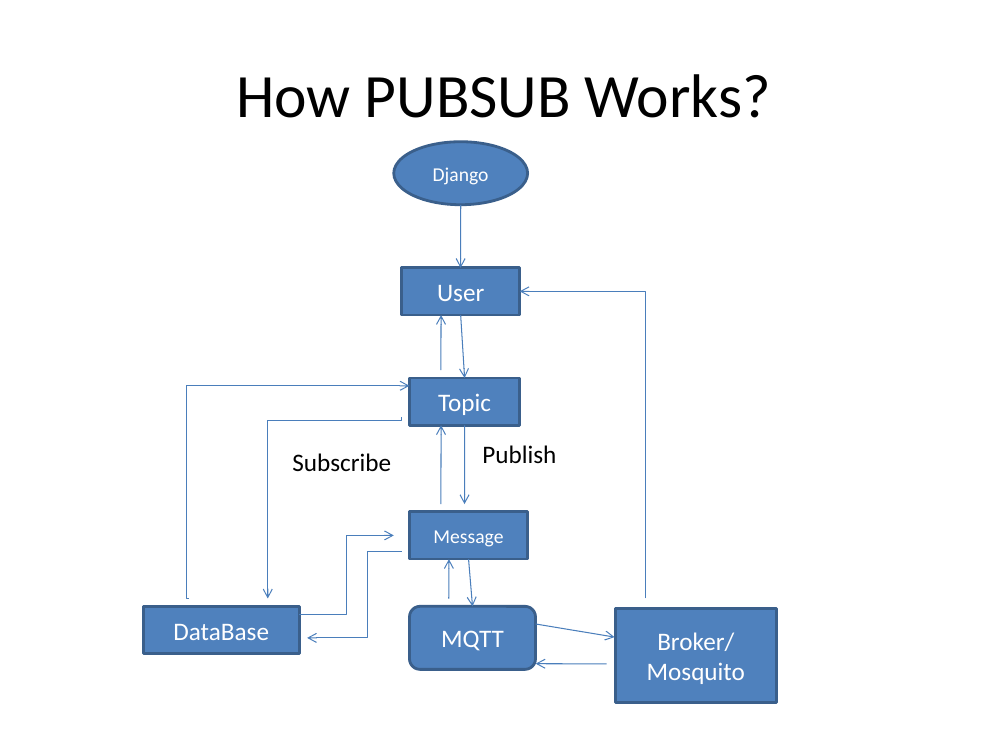
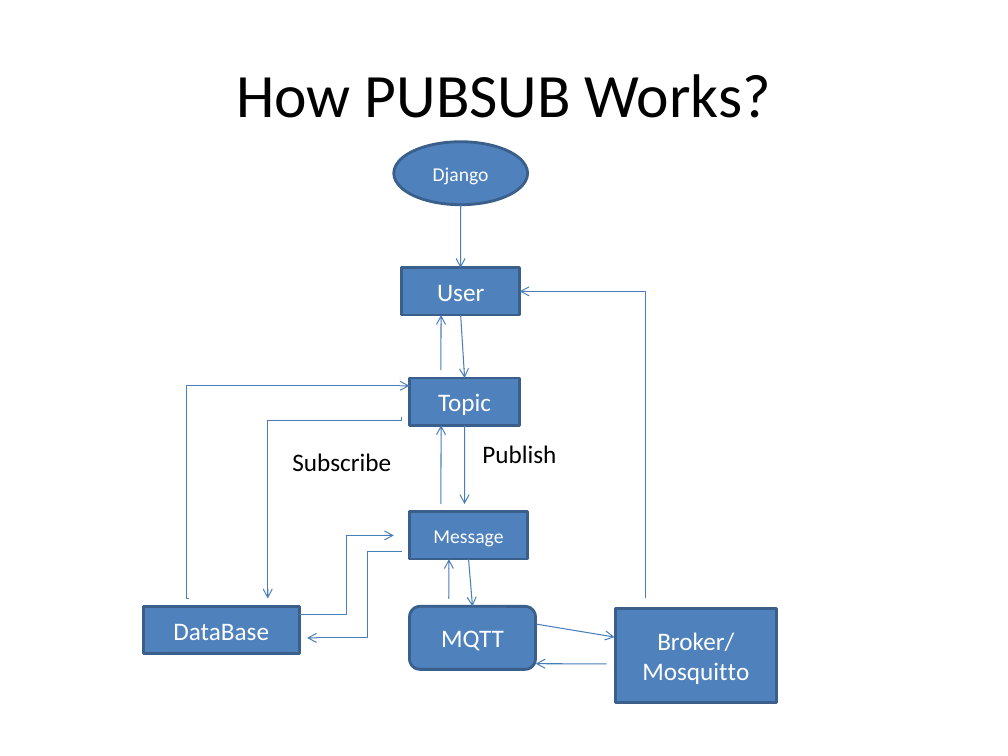
Before and after one commit to AjayKumar2916/mqttchat, a slide deck: slide 7 of docs/pubsub.pptx. Drawn at 1008x756 pixels with LibreOffice and Linux fonts; fonts in the diff are those of the drawing. Boxes give left, top, right and bottom in pixels: in the first picture for what was removed or moved away, otherwise in the second. Text is boxed around its words. In the diff, an @@ line names an element or a change of style, - is before the commit and + after.

```diff
--- a/docs/pubsub.pptx
+++ b/docs/pubsub.pptx
@@ text in rectangle at [642, 662, 749, 684]: text changed @@
-Mosquito
+Mosquitto
```
Also in this commit, not shown: 2 other slides changed.
